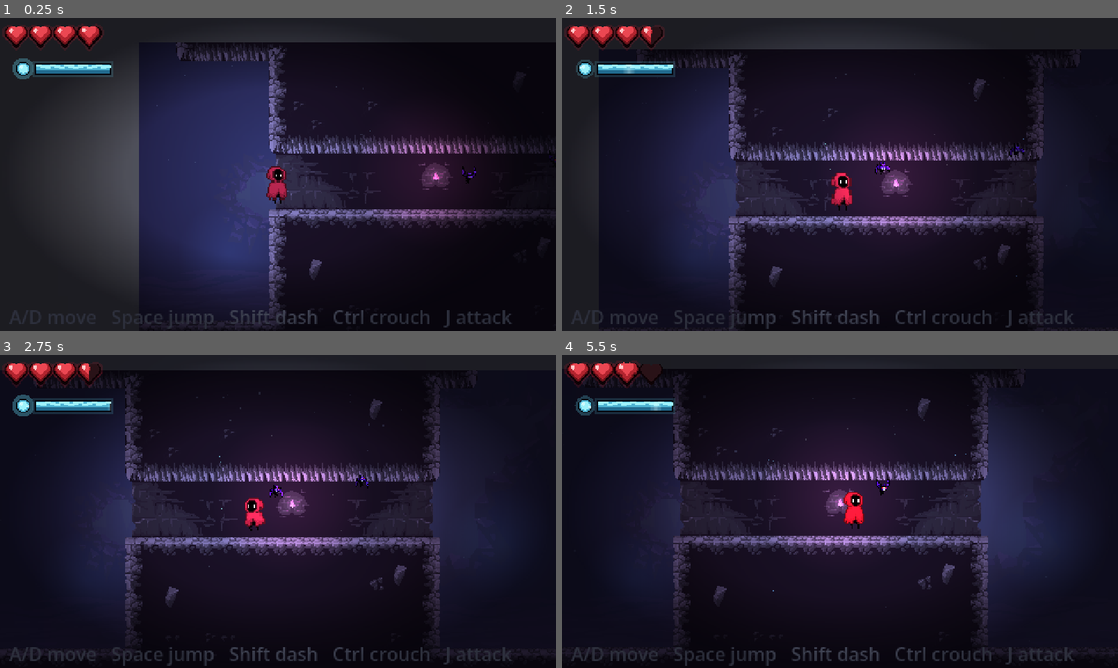
Above: before the commit, frames 1-4 (two rows, left to right).
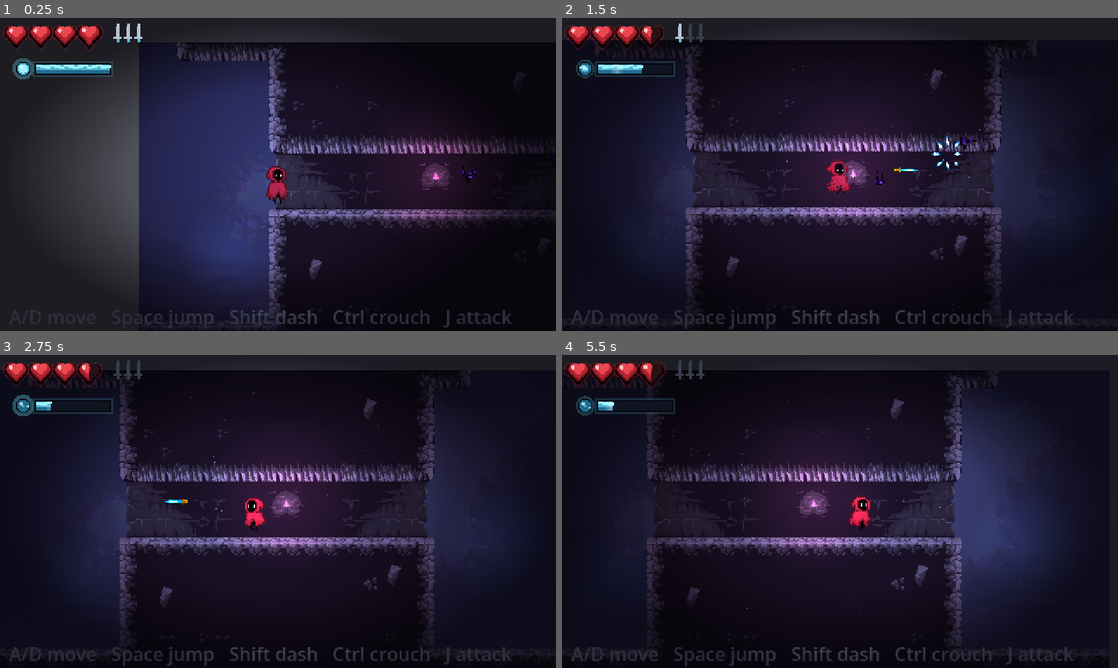
Above: after the commit, the same moments.

Repository: Vendetta1777/cairn-game
Game: Godot game, scene res://scenes/test/TestLevel.tscn
Same seed, same stepped clock (60 frames per second), same inputs: the game is played once before the commit and once after it.
Inputs:
- Up to frame 1 (0.25 s): no input
- Up to frame 2 (1.5 s): hold D (move_right) from 0.53 s (still down); tap K (ability) at 0.6 s; tap Space (jump) at 0.77 s; tap L (throw, bound only after the commit) at 0.8, 1.35 s
- Up to frame 3 (2.75 s): tap Space (jump) at 1.52 s; tap K (ability) at 1.55, 2.1 s; release D (move_right) at 2.03 s; hold A (move_left) from 2.03 s (still down); tap L (throw, bound only after the commit) at 2.3 s
- Up to frame 4 (5.5 s): release A (move_left) at 2.78 s; hold D (move_right) 2.78-4.28 s; tap J (attack) at 2.85 s; tap Space (jump) at 3.02, 3.77, 4.52 s; tap K (ability) at 3.05, 4.55 s; hold Ctrl (crouch) 3.53-4.28 s; tap L (throw, bound only after the commit) at 3.8, 5.1 s; hold A (move_left) 4.28-5.03 s; tap Shift (dash) at 4.35 s; hold D (move_right) from 5.03 s (still down)

The runs differ from the first frame. In frame 1, 0.1% of the frame differs, in the area x 20-26%, y 1-8%; in frame 2, 20%, in the area x 3-100%, y 1-100%; in frame 3, 6.6%; in frame 4, 13%.

Commit message:
M3: dagger throw + shadow bolt (Combat v1 complete)
- Throw (L): 3 dagger charges, refill on parry. Dagger.tscn projectile (GothicVania
  art) flies in facing dir, kills enemy hurtboxes + hit spark, then frees.
- Shadow bolt (K / 'ability'): spends 20 shadow energy; procedural cyan energy
  bolt that pierces one enemy (hits up to 2). ShadowBolt.tscn.
- Added 'throw' input (L) to project.godot.
- HUD: 3 dagger pips next to the hearts, bound to PlayerCombat.daggers_changed.
- Verified: daggers 3->2 on throw, shadow 50->30 on bolt, both projectiles spawn,
  dagger kills a target; loop exit 0.

M3 Combat v1 done: combo + parry + dagger throw + shadow bolt.

Co-Authored-By: Claude Opus 4.8 <noreply@anthropic.com>

Diff:
--- a/project.godot
+++ b/project.godot
@@ -83,6 +83,11 @@
 "events": [Object(InputEventKey,"resource_local_to_scene":false,"resource_name":"","device":-1,"window_id":0,"alt_press …(192 unchanged characters)…
 ]
 }
+throw={
+"deadzone": 0.5,
+"events": [Object(InputEventKey,"resource_local_to_scene":false,"resource_name":"","device":-1,"window_id":0,"alt_pressed":false,"shift_pressed":false,"ctrl_pressed":false,"meta_pressed":false,"pressed":false,"keycode":0,"physical_keycode":76,"key_label":0,"unicode":108,"location":0,"echo":false,"script":null)
+]
+}
 pause={
 "deadzone": 0.5,
 "events": [Object(InputEventKey,"resource_local_to_scene":false,"resource_name":"","device":-1,"window_id":0,"alt_press …(195 unchanged characters)…
--- /dev/null
+++ b/scenes/fx/Dagger.gd
@@ -0,0 +1,44 @@
+extends Area2D
+class_name DaggerProjectile
+## Cairn — thrown dagger (GDD Section 5: 3 charges). Flies straight in the throw
+## direction, damages the first enemy hurtbox it touches (spawning a hit spark),
+## then frees. Detects enemy hurtboxes only (mask = layer 4), so it never hits
+## the thrower.
+
+@export var speed: float = 330.0
+@export var damage: int = 1
+@export var lifetime: float = 1.6
+
+const HIT_SPARK := preload("res://scenes/fx/HitSpark.tscn")
+
+var _dir := 1.0
+var _life := 0.0
+
+
+## Call right after instancing, before adding to the tree.
+func setup(direction: int) -> void:
+	_dir = signf(float(direction))
+
+
+func _ready() -> void:
+	var spr := get_node_or_null("Sprite") as Sprite2D
+	if spr:
+		spr.flip_h = _dir < 0.0
+	area_entered.connect(_on_area_entered)
+
+
+func _physics_process(delta: float) -> void:
+	position.x += _dir * speed * delta
+	_life += delta
+	if _life > lifetime:
+		queue_free()
+
+
+func _on_area_entered(area: Area2D) -> void:
+	var body := area.get_parent()
+	if body and body.has_method("take_damage"):
+		body.take_damage(damage, global_position)
+		var spark: AnimatedSprite2D = HIT_SPARK.instantiate()
+		get_parent().add_child(spark)
+		spark.global_position = global_position
+		queue_free()
--- /dev/null
+++ b/scenes/fx/Dagger.tscn
@@ -0,0 +1,19 @@
+[gd_scene load_steps=4 format=3]
+
+[ext_resource type="Script" path="res://scenes/fx/Dagger.gd" id="1_dagger"]
+[ext_resource type="Texture2D" path="res://assets/fx/dagger.png" id="2_tex"]
+
+[sub_resource type="CircleShape2D" id="shape"]
+radius = 6.0
+
+[node name="Dagger" type="Area2D"]
+collision_layer = 0
+collision_mask = 4
+script = ExtResource("1_dagger")
+
+[node name="Sprite" type="Sprite2D" parent="."]
+scale = Vector2(0.85, 0.85)
+texture = ExtResource("2_tex")
+
+[node name="Col" type="CollisionShape2D" parent="."]
+shape = SubResource("shape")
--- /dev/null
+++ b/scenes/fx/ShadowBolt.gd
@@ -0,0 +1,48 @@
+extends Area2D
+class_name ShadowBolt
+## Cairn — Shadow bolt (GDD Section 5: costs 20 shadow energy, fast, pierces one
+## enemy). Flies fast in the cast direction; damages enemy hurtboxes (each once),
+## passing through `pierce` of them before freeing. Detects layer 4 only.
+
+@export var speed: float = 470.0
+@export var damage: int = 1
+@export var pierce: int = 1      ## enemies it passes THROUGH (so it can hit pierce+1)
+@export var lifetime: float = 1.4
+
+const HIT_SPARK := preload("res://scenes/fx/HitSpark.tscn")
+
+var _dir := 1.0
+var _life := 0.0
+var _hits := 0
+var _already := {}
+
+
+func setup(direction: int) -> void:
+	_dir = signf(float(direction))
+
+
+func _ready() -> void:
+	if _dir < 0.0:
+		scale.x = -absf(scale.x)
+	area_entered.connect(_on_area_entered)
+
+
+func _physics_process(delta: float) -> void:
+	position.x += _dir * speed * delta
+	_life += delta
+	if _life > lifetime:
+		queue_free()
+
+
+func _on_area_entered(area: Area2D) -> void:
+	var body := area.get_parent()
+	if body == null or not body.has_method("take_damage") or _already.has(body):
+		return
+	_already[body] = true
+	body.take_damage(damage, global_position)
+	var spark: AnimatedSprite2D = HIT_SPARK.instantiate()
+	get_parent().add_child(spark)
+	spark.global_position = global_position
+	_hits += 1
+	if _hits > pierce:
+		queue_free()
--- /dev/null
+++ b/scenes/fx/ShadowBolt.tscn
@@ -0,0 +1,42 @@
+[gd_scene load_steps=5 format=3]
+
+[ext_resource type="Script" path="res://scenes/fx/ShadowBolt.gd" id="1_bolt"]
+
+[sub_resource type="Gradient" id="grad"]
+offsets = PackedFloat32Array(0, 1)
+colors = PackedColorArray(1, 1, 1, 1, 1, 1, 1, 0)
+
+[sub_resource type="GradientTexture2D" id="tex_glow"]
+gradient = SubResource("grad")
+width = 96
+height = 96
+fill = 1
+fill_from = Vector2(0.5, 0.5)
+fill_to = Vector2(0.5, 0)
+
+[sub_resource type="CapsuleShape2D" id="shape"]
+radius = 5.0
+height = 22.0
+
+[node name="ShadowBolt" type="Area2D"]
+collision_layer = 0
+collision_mask = 4
+script = ExtResource("1_bolt")
+
+[node name="Glow" type="PointLight2D" parent="."]
+color = Color(0.45, 0.86, 0.95, 1)
+energy = 1.1
+texture = SubResource("tex_glow")
+texture_scale = 0.9
+
+[node name="Edge" type="Polygon2D" parent="."]
+color = Color(0.5, 0.9, 0.96, 1)
+polygon = PackedVector2Array(17, 0, 2, -7, -15, 0, 2, 7)
+
+[node name="Core" type="Polygon2D" parent="."]
+color = Color(0.12, 0.06, 0.2, 1)
+polygon = PackedVector2Array(11, 0, 0, -3.5, -11, 0, 0, 3.5)
+
+[node name="Col" type="CollisionShape2D" parent="."]
+rotation = 1.5708
+shape = SubResource("shape")
--- a/scenes/player/PlayerCombat.gd
+++ b/scenes/player/PlayerCombat.gd
@@ -8,33 +8,43 @@
 ## screen-shake, and a brief hit-stop for impact. (Parry / ranged are later M3.)
 
 signal attacked(combo_step: int)
+signal daggers_changed(count: int)
 
 @export var attack_cooldown: float = 0.28  ## min seconds between swings
 @export var damage: int = 1
 @export var combo_window: float = 0.55     ## chain if you re-press within this
 @export var slash_offset: float = 12.0
 @export var slash_height: float = -3.0
+@export var max_daggers: int = 3           ## GDD: 3 throwable charges
+@export var shadow_bolt_cost: float = 20.0 ## GDD: shadow bolt costs 20 energy
 
 const SLASH := preload("res://scenes/fx/Slash.tscn")
 const HIT_SPARK := preload("res://scenes/fx/HitSpark.tscn")
+const DAGGER := preload("res://scenes/fx/Dagger.tscn")
+const SHADOW_BOLT := preload("res://scenes/fx/ShadowBolt.tscn")
 
 var _cooldown := 0.0
 var _combo := 0
 var _combo_timer := 0.0
+var _daggers := 3
 var _controller
 var _hitbox: Area2D
 var _camera
+var _stats
 
 
 func _ready() -> void:
 	_controller = get_parent()
 	_hitbox = get_node_or_null("../Hitbox")
 	_camera = get_node_or_null("../Camera")
+	_stats = get_node_or_null("../Stats")
 	# Hitbox stays live so overlaps are always tracked; damage only on input.
 	if _hitbox:
 		_hitbox.monitoring = true
 	if _controller.has_signal("parried"):
 		_controller.parried.connect(_on_parried)
+	_daggers = max_daggers
+	call_deferred("emit_signal", "daggers_changed", _daggers)
 
 
 func _process(delta: float) -> void:
@@ -49,6 +59,10 @@
 
 	if Input.is_action_just_pressed("attack") and _cooldown <= 0.0:
 		_do_attack()
+	if Input.is_action_just_pressed("throw"):
+		_throw_dagger()
+	if Input.is_action_just_pressed("ability"):
+		_cast_shadow_bolt()
 
 
 func _do_attack() -> void:
@@ -90,13 +104,43 @@
 		GameManager.hitstop(0.07 if is_finisher else 0.045)
 
 
-## A successful parry: a bright burst + extra shake (the rest — slow-mo, shadow
-## refill, enemy stagger — is handled in PlayerController._do_parry).
+## A successful parry: a bright burst + extra shake + refilled daggers (the rest
+## — slow-mo, shadow refill, enemy stagger — is in PlayerController._do_parry).
 func _on_parried(_attacker: Node) -> void:
 	var parent: Node = _controller.get_parent()
 	_spawn_vfx(HIT_SPARK, parent, _controller.global_position + Vector2(0, -8), false, false, 1.6)
 	if _camera and _camera.has_method("add_trauma"):
 		_camera.add_trauma(0.4)
+	_daggers = max_daggers
+	daggers_changed.emit(_daggers)
+
+
+func _throw_dagger() -> void:
+	if _daggers <= 0:
+		return
+	_daggers -= 1
+	daggers_changed.emit(_daggers)
+	_launch(DAGGER)
+
+
+func _cast_shadow_bolt() -> void:
+	if _stats == null or not _stats.spend_shadow(shadow_bolt_cost):
+		return   # not enough shadow energy
+	_launch(SHADOW_BOLT)
+
+
+## Spawn a projectile scene at the player's front, aimed at the facing direction.
+func _launch(packed: PackedScene) -> void:
+	var facing: int = _controller.get_facing()
+	var proj := packed.instantiate()
+	if proj.has_method("setup"):
+		proj.setup(facing)
+	_controller.get_parent().add_child(proj)
+	proj.global_position = _controller.global_position + Vector2(facing * 12.0, -8.0)
+
+
+func get_dagger_count() -> int:
+	return _daggers
 
 
 # Inlined (not a static on OneShotVFX) to avoid a parse-time dependency on that
--- a/scenes/ui/HUD.gd
+++ b/scenes/ui/HUD.gd
@@ -31,10 +31,16 @@
 @export var energy_sheen := Color(0.9, 1.0, 1.0, 0.7)
 @export var energy_glow := Color(0.4, 0.85, 0.95, 0.16)
 
+@export var dagger_steel := Color(0.72, 0.77, 0.84)
+@export var dagger_handle := Color(0.4, 0.72, 0.86)
+@export var dagger_used := Color(0.22, 0.24, 0.3)
+
 var _cur_halves := 8
 var _max_halves := 8
 var _shadow := 50.0
 var _shadow_max := 50.0
+var _daggers := 3
+var _dagger_max := 3
 var _time := 0.0
 
 
@@ -48,6 +54,15 @@
 		stats.shadow_changed.connect(_on_shadow)
 		_on_health(stats.health, stats.max_health)
 		_on_shadow(stats.shadow, stats.max_shadow)
+	var combat := player.get_node_or_null("Combat")
+	if combat and combat.has_signal("daggers_changed"):
+		combat.daggers_changed.connect(_on_daggers)
+		_dagger_max = combat.max_daggers
+		_daggers = combat.get_dagger_count()
+
+
+func _on_daggers(count: int) -> void:
+	_daggers = count
 
 
 func _process(delta: float) -> void:
@@ -75,6 +90,11 @@
 		var beat := _heartbeat(low) if (is_last_filled or low) else 1.0
 		_draw_heart(origin + Vector2(i * heart_spacing, 0.0), heart_size * beat, halves, low)
 	_draw_energy_bar(origin.y + heart_size * 0.82 + 11.0, hearts)
+
+	# Throwable-dagger pips, to the right of the hearts.
+	var dx := origin.x + hearts * heart_spacing + 4.0
+	for i in _dagger_max:
+		_draw_dagger(Vector2(dx + i * 9.0, origin.y - 1.0), i < _daggers)
 
 
 # --- Hearts ---------------------------------------------------------------
@@ -133,6 +153,16 @@
 		c + Vector2(-s * 0.46, 0.02 * s),
 		c + Vector2(s * 0.46, 0.02 * s),
 		c + Vector2(0.0, s * 0.55)]), col)
+
+
+func _draw_dagger(c: Vector2, available: bool) -> void:
+	var blade := dagger_steel if available else dagger_used
+	var grip := dagger_handle if available else dagger_used
+	draw_colored_polygon(PackedVector2Array([   # tip
+		c + Vector2(-1.5, -6.0), c + Vector2(1.5, -6.0), c + Vector2(0.0, -9.0)]), blade)
+	draw_rect(Rect2(c.x - 1.5, c.y - 6.0, 3.0, 9.0), blade)   # blade
+	draw_rect(Rect2(c.x - 3.5, c.y + 3.0, 7.0, 1.6), blade)   # guard
+	draw_rect(Rect2(c.x - 1.0, c.y + 4.6, 2.0, 3.2), grip)    # handle
 
 
 # --- Shadow-energy bar ----------------------------------------------------
Binary file added: assets/fx/dagger.png
Not shown, added: assets/fx/dagger.png.import
Not shown, added: scenes/fx/Dagger.gd.uid
Not shown, added: scenes/fx/ShadowBolt.gd.uid
Not shown, changed: ASSET_CREDITS.md
